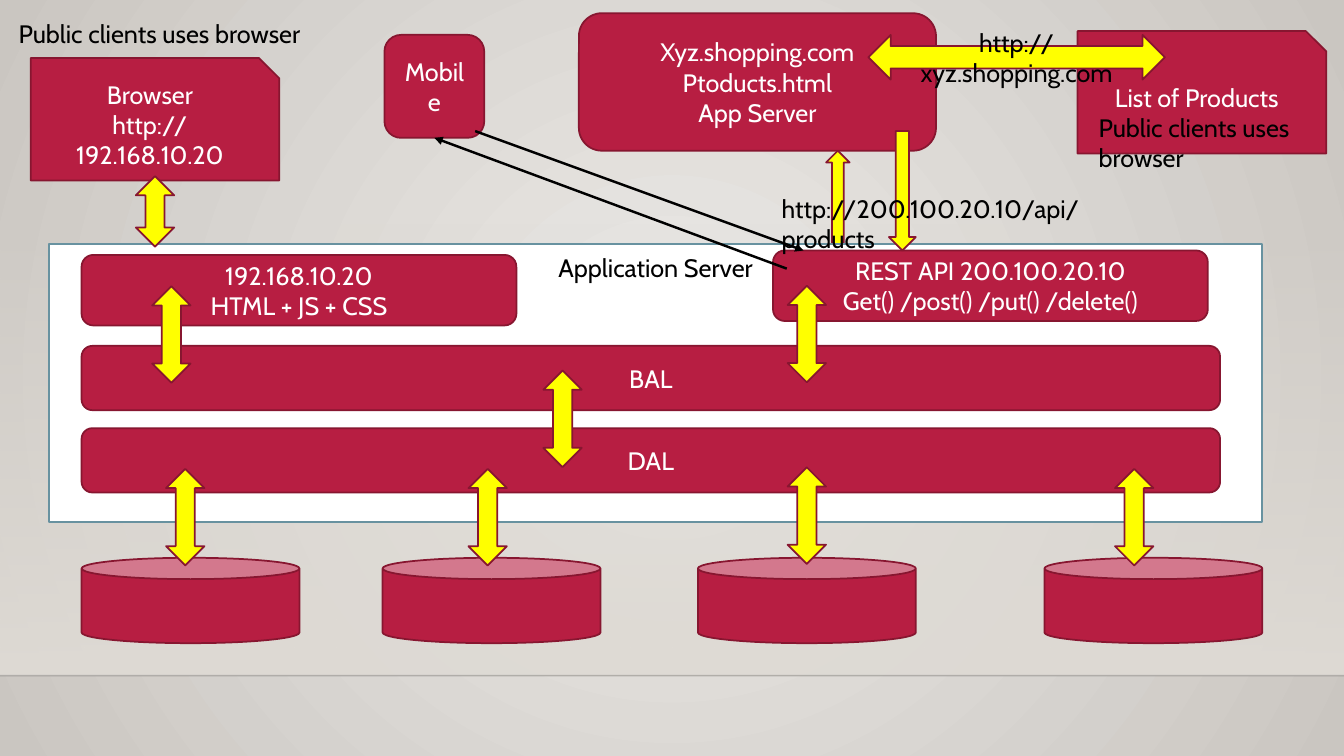
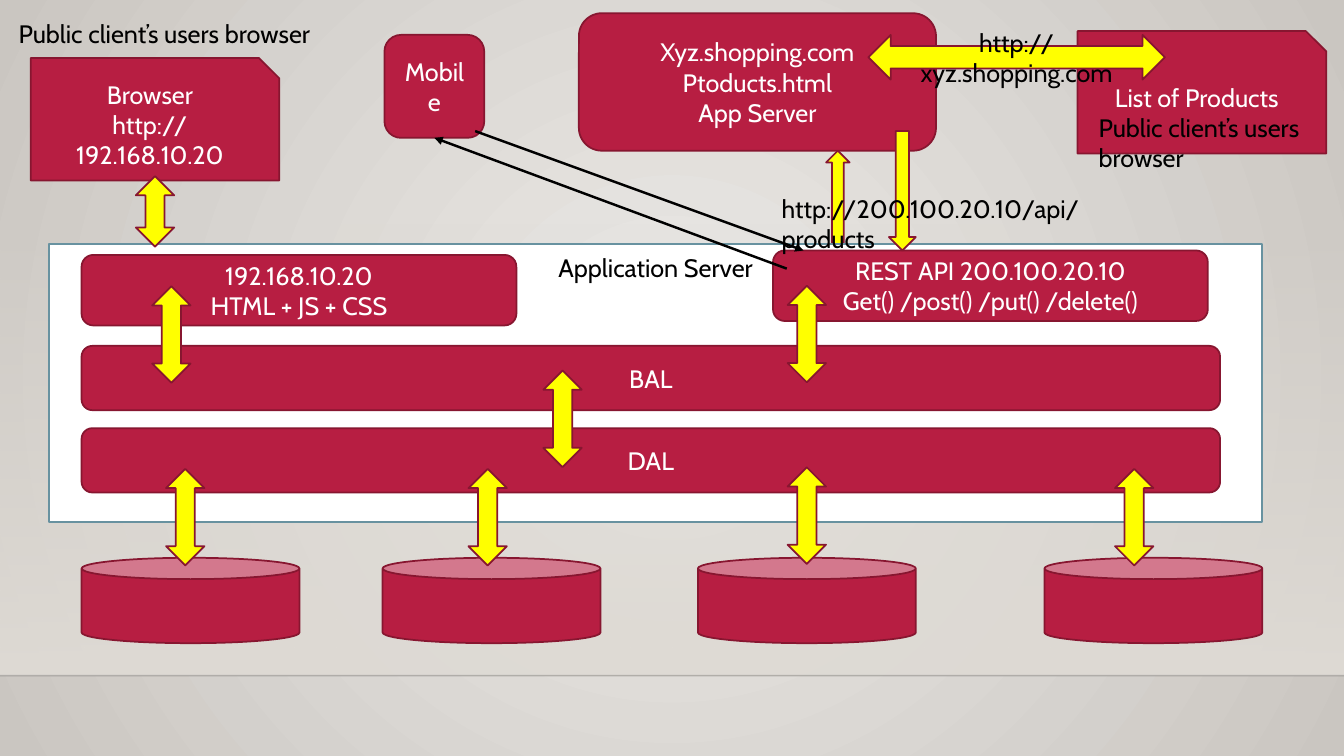
Before and after one commit to maheshsabnis/blazejan2021, a slide deck: slide 40 of Training_Notes_PPTs.pptx (slide 39 before the commit). Drawn at 1344x756 pixels with LibreOffice and Linux fonts; fonts in the diff are those of the drawing; background and template pictures are left out. Boxes give left, top, right and bottom in pixels: in the first picture for what was removed or moved away, otherwise in the second. Text is boxed around its words. In the diff, an @@ line names an element or a change of style, - is before the commit and + after.

```diff
--- a/Training_Notes_PPTs.pptx
+++ b/Training_Notes_PPTs.pptx
@@ text at (19, 24, 310, 44): text changed @@
-Public clients uses browser
+Public client’s users browser
@@ text at (1099, 118, 1299, 173): text changed @@
-Public clients uses browser
+Public client’s users browser
```
Also in this commit, not shown: 5 slides added, 14 other files.
